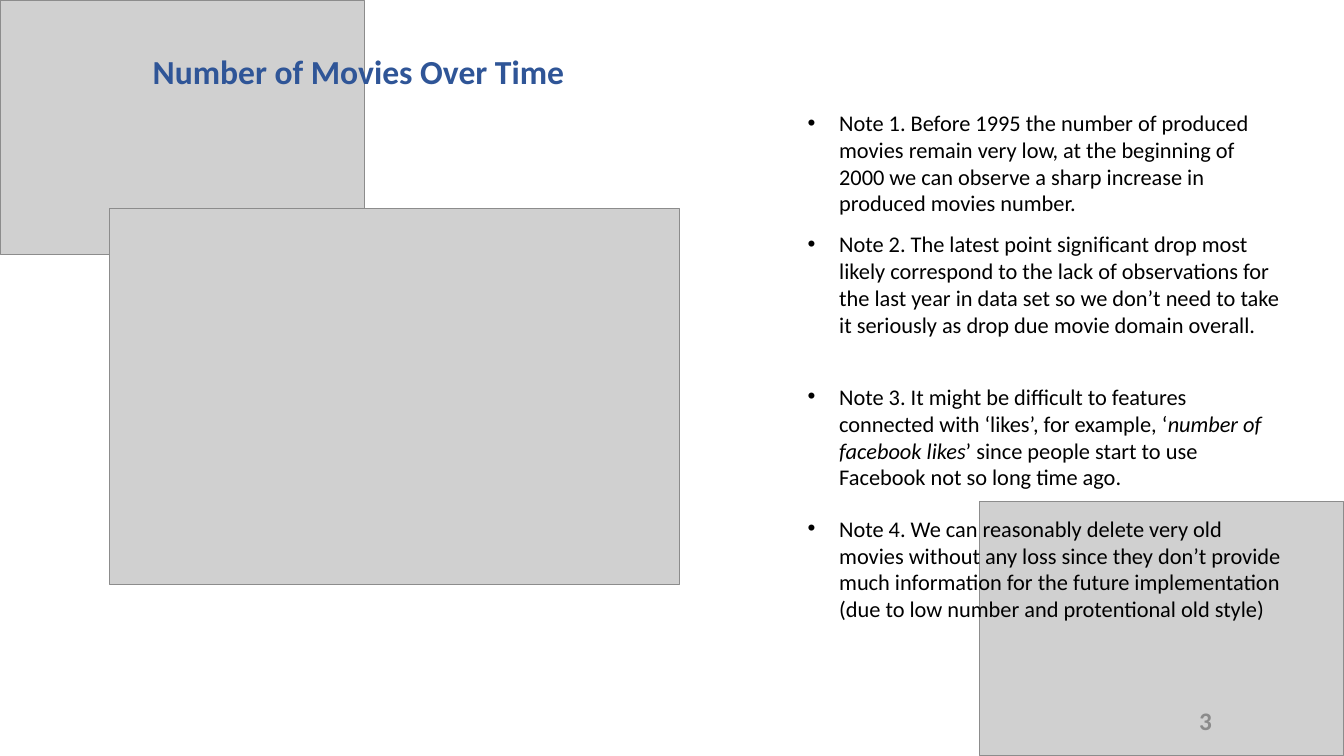
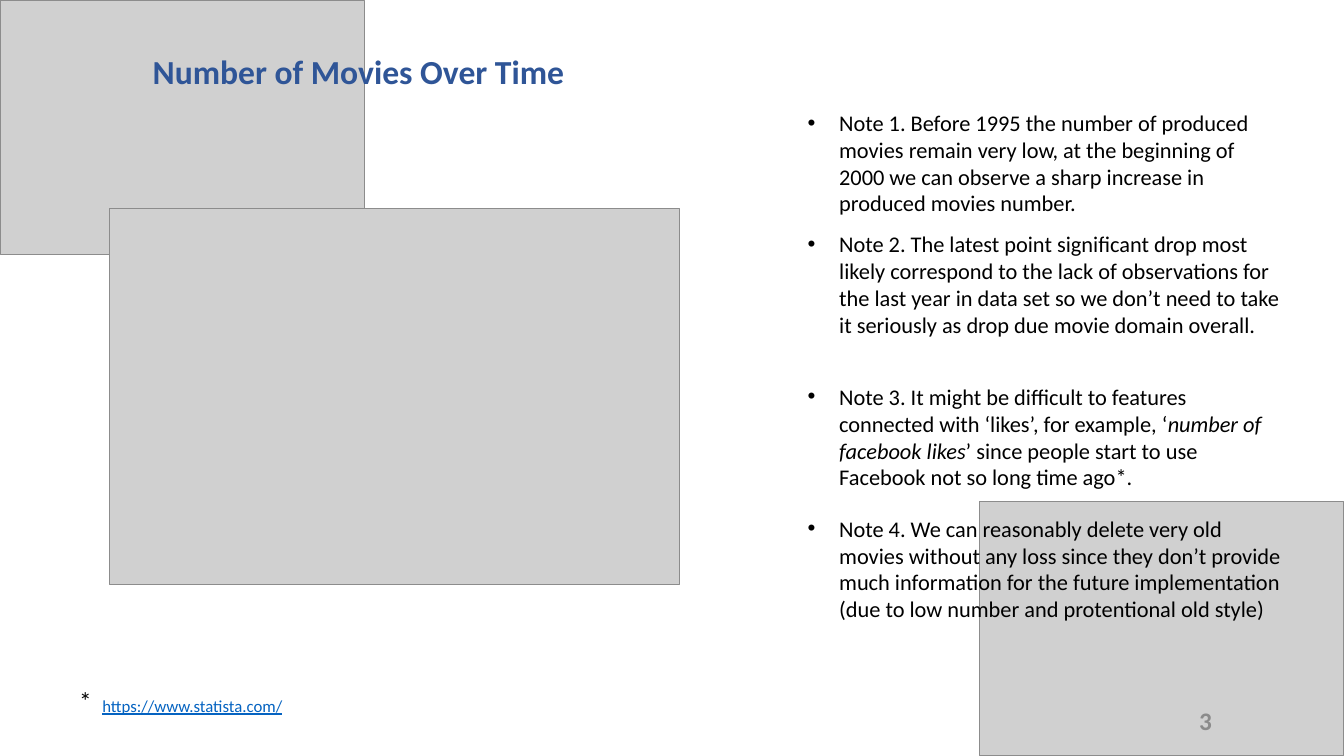
Before and after one commit to natalipivnitskaya/Movie_Meta_Data_Analysis, a slide deck: slide 3 of presentation/Movie Data Analysis.pptx. Drawn at 1344x756 pixels with LibreOffice and Linux fonts; fonts in the diff are those of the drawing; grey boxes stand for pictures. Boxes give left, top, right and bottom in pixels: in the first picture for what was removed or moved away, otherwise in the second. Text is boxed around its words. In the diff, an @@ line names an element or a change of style, - is before the commit and + after.

Commit message:
Presentation modified

```diff
--- a/presentation/Movie Data Analysis.pptx
+++ b/presentation/Movie Data Analysis.pptx
@@ text at <box>839,389,1261,489</box>: text changed @@
-• Note 3. It might be difficult to features connected with ‘likes’, for example, ‘number of facebook likes’ since people start to use Facebook not so long time ago.
+• Note 3. It might be difficult to features connected with ‘likes’, for example, ‘number of facebook likes’ since people start to use Facebook not so long time ago*.
@@ text added at <box>70,681,103,721</box>, 18 pt, text #000000 @@
+*
@@ text added at <box>102,700,282,715</box>, 12 pt, text #0563C1, underline @@
+https://www.statista.com/
```
Also in this commit, not shown: 4 other files.
